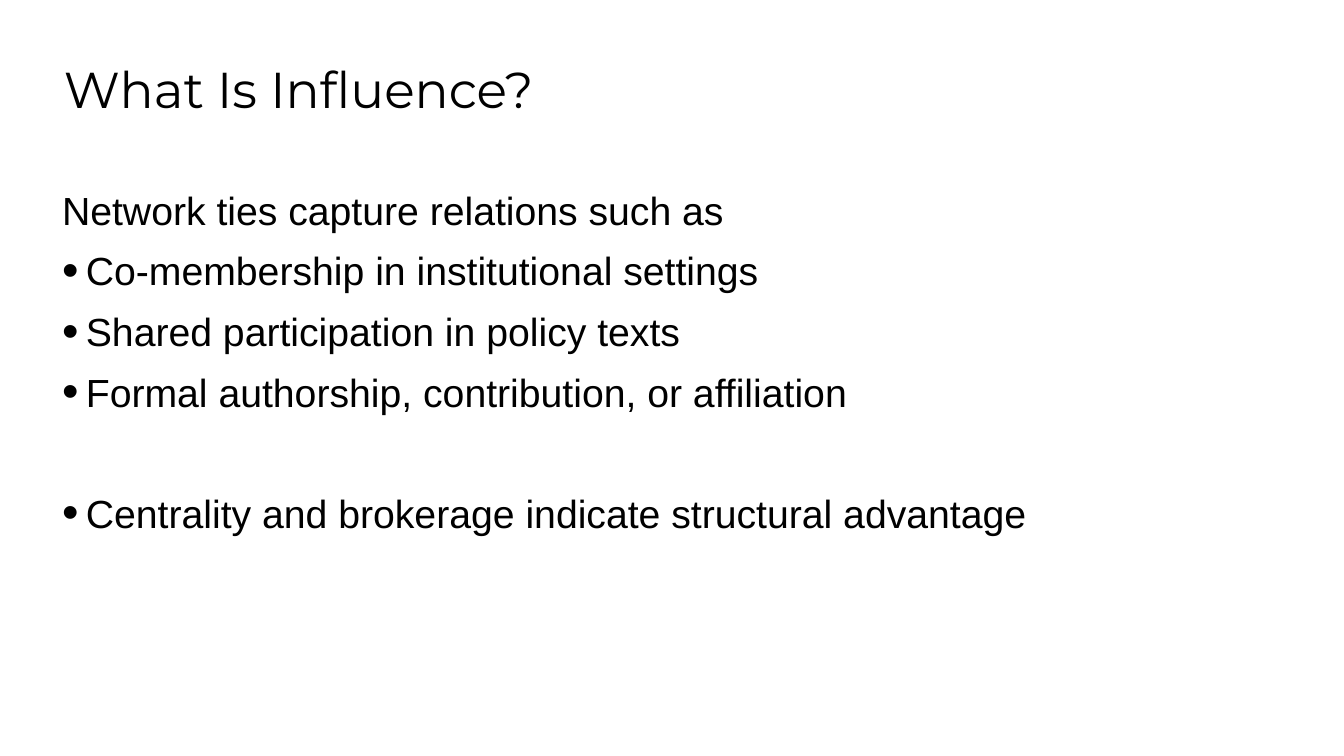
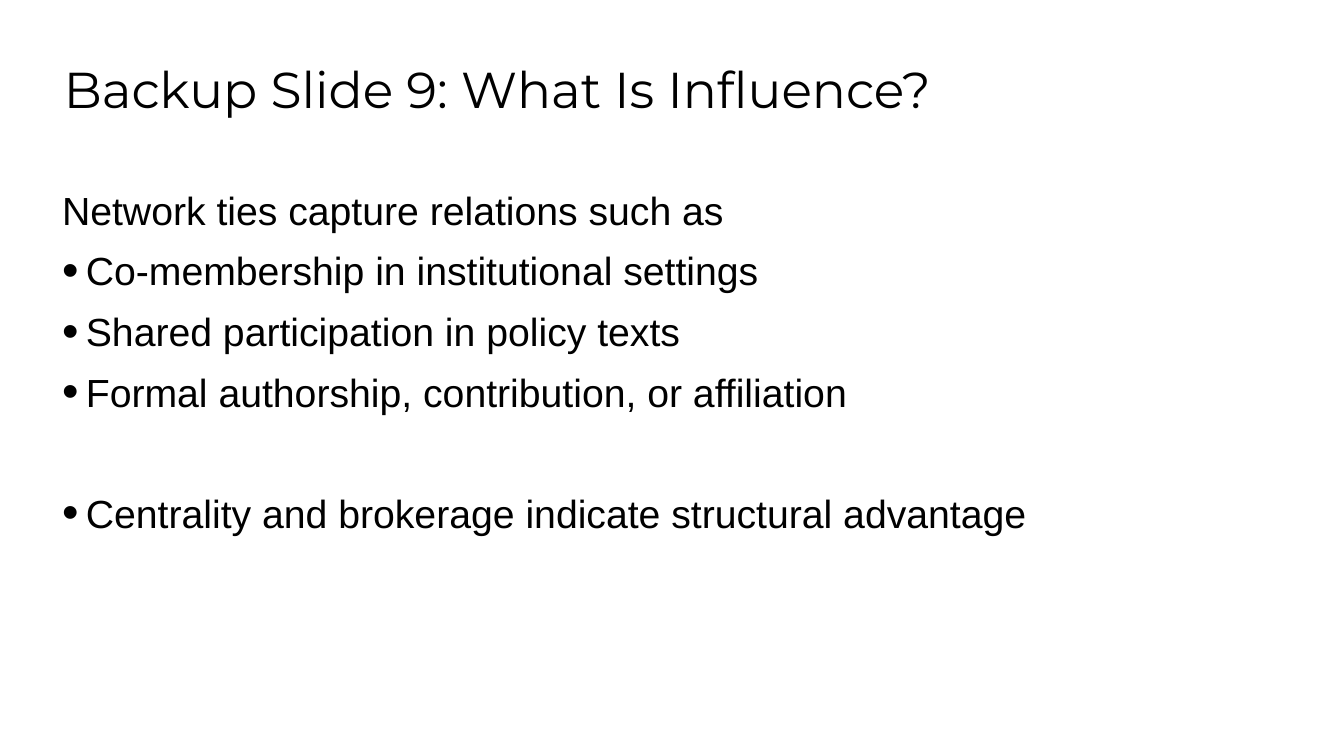
Before and after one commit to netzldatasolutions/netzldatasolutions.at, a slide deck: slide 36 of assets/Slidedeck.pptx (slide 35 before the commit). Drawn at 1344x756 pixels with LibreOffice and Linux fonts; fonts in the diff are those of the drawing; background and template pictures are left out. Boxes give left, top, right and bottom in pixels: in the first picture for what was removed or moved away, otherwise in the second. Text is boxed around its words. In the diff, an @@ line names an element or a change of style, - is before the commit and + after.

Commit message:
updated slidedeck

```diff
--- a/assets/Slidedeck.pptx
+++ b/assets/Slidedeck.pptx
@@ title at (64,70,931,118): text changed @@
-What Is Influence?
+Backup Slide 9: What Is Influence?
```
Also in this commit, not shown: 3 other slides changed, 1 slide added.
